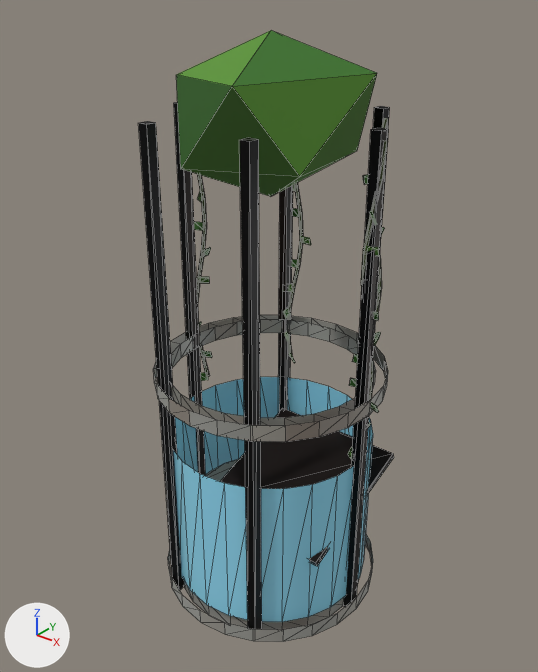
The glTF model game/assets/models/props/decor/elevator_ruin.glb: old version first, new version second.
One viewpoint serves both versions: a 50 mm lens placed at (4.95, -6.22, 7.3), pointed at (-0.03, 0.0, 3.45). The axes (+X, +Y, +Z) are drawn at lower left. The lights are the same throughout. The first picture is the older version. Mesh edges are drawn as thin lines. Vertices at exactly the same position are counted once.

The older version as bpy lines, for what is in view:
```python
me_decor_elevatorruin__glass = bpy.data.meshes.new('Decor_ElevatorRuin__Glass')
me_decor_elevatorruin__glass.from_pydata(...)  # 48 vertices, 48 faces; spans x -1.28..1.28, y -1.28..1.28, z 0.2..2.2
me_decor_elevatorruin__glass.materials.append(mat_m_propglass)
me_decor_elevatorruin__mesh = bpy.data.meshes.new('Decor_ElevatorRuin__Mesh')
me_decor_elevatorruin__mesh.from_pydata(...)  # 816 vertices, 1244 faces; spans x -1.48..1.49, y -1.4..1.4, z 0.0..6.81
# faces by material slot: [284, 84, 876]
me_decor_elevatorruin__mesh.materials.append(mat_m_convpanel)
me_decor_elevatorruin__mesh.materials.append(mat_m_convmetal)
me_decor_elevatorruin__mesh.materials.append(mat_m_convrubber)
ob_glass = bpy.data.objects.new('Glass', me_decor_elevatorruin__glass)
ob_glass.location = (0.0, 0.0, 0.0)
ob_mesh = bpy.data.objects.new('Mesh', me_decor_elevatorruin__mesh)
ob_mesh.location = (0.0, 0.0, 0.0)
```
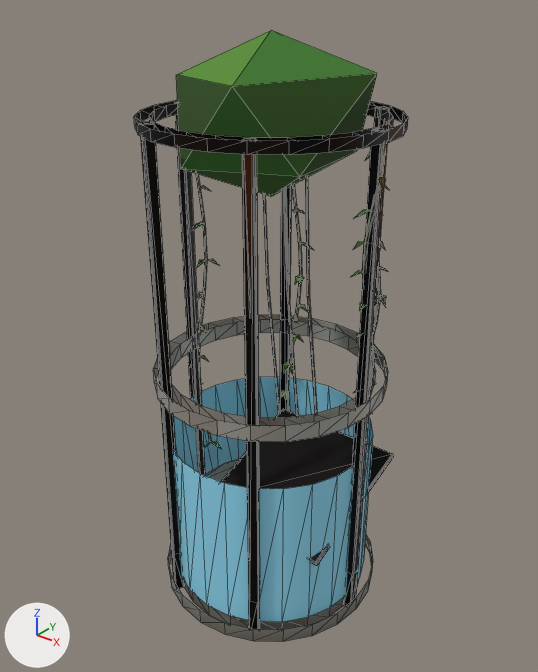
Patch to the scene script:
```diff
--- a/game/assets/models/props/decor/elevator_ruin.glb.py
+++ b/game/assets/models/props/decor/elevator_ruin.glb.py
@@ mat_m_orerock @@
+mat_m_orerock = bpy.data.materials.new('M_OreRock')
+mat_m_orerock.use_nodes = True; mat_m_orerock.node_tree.nodes.clear()
+_N = mat_m_orerock.node_tree.nodes; _L = mat_m_orerock.node_tree.links
+n0 = _N.new('ShaderNodeBsdfPrincipled'); n0.name = 'Principled BSDF'
+n0.inputs[2].default_value = 0.88  # 'Roughness'
+n1 = _N.new('ShaderNodeOutputMaterial'); n1.name = 'Material Output'
+n2 = _N.new('ShaderNodeVertexColor'); n2.name = 'Color Attribute'
+_L.new(n0.outputs[0], n1.inputs[0])  # 'BSDF' to 'Surface'
+_L.new(n2.outputs[0], n0.inputs[0])  # 'Color' to 'Base Color'
@@ me_decor_elevatorruin__mesh @@
-me_decor_elevatorruin__mesh.from_pydata(...)  # 816 vertices, 1244 faces; spans x -1.48..1.49, y -1.4..1.4, z 0.0..6.81
+me_decor_elevatorruin__mesh.from_pydata(...)  # 1056 vertices, 1356 faces; spans x -1.44..1.48, y -1.4..1.4, z 0.0..6.81
+# me_decor_elevatorruin__mesh part 1: the loose piece of 48 vertices spanning x -1.4..1.4, y -1.4..1.4, z 2.9..3.1 is copied, and the copy is scaled about its middle by (1, 1, 0.6), then moved by (0.0, 0.0, 2.95), in mat_m_convmetal; it spans x -1.4..1.4, y -1.4..1.4, z 5.89..6.01
+# me_decor_elevatorruin__mesh part 2: the loose piece of 48 vertices spanning x -1.25..1.25, y -1.25..1.25, z 2.9..3.1 is copied, and the copy is scaled about its middle by (1, 1, 0.6), then moved by (0.0, 0.0, 2.95), in mat_m_convmetal; it spans x -1.25..1.25, y -1.25..1.25, z 5.89..6.01
+# me_decor_elevatorruin__mesh part 3: the loose piece of 8 vertices spanning x -0.71..-0.59, y 1.07..1.19, z 0.0..6.0 is rebuilt with 32 vertices and now spans x -0.73..-0.57, y 1.05..1.2, z 0.0..6.0
+# me_decor_elevatorruin__mesh part 4: the loose piece of 8 vertices spanning x -1.36..-1.24, y -0.06..0.06, z 0.0..6.0 is rebuilt with 32 vertices and now spans x -1.36..-1.24, y -0.06..0.06, z 0.0..6.0
+# me_decor_elevatorruin__mesh part 5: the loose piece of 8 vertices spanning x -0.71..-0.59, y -1.19..-1.07, z 0.0..6.0 is rebuilt with 32 vertices and now spans x -0.73..-0.57, y -1.2..-1.05, z 0.0..6.0
+# me_decor_elevatorruin__mesh part 6: the loose piece of 8 vertices spanning x 0.59..0.71, y -1.19..-1.07, z 0.0..6.0 is rebuilt with 32 vertices and now spans x 0.57..0.73, y -1.2..-1.05, z 0.0..6.0
+# me_decor_elevatorruin__mesh part 7: the loose piece of 8 vertices spanning x -0.6..1.2, y -0.66..1.06, z 1.05..1.75 is rebuilt with 24 vertices and now spans x -0.6..1.2, y -0.66..1.06, z 1.06..1.74
+# me_decor_elevatorruin__mesh part 8: the loose piece of 8 vertices spanning x 1.24..1.36, y -0.06..0.06, z 0.0..6.0 is rebuilt with 32 vertices and now spans x 1.24..1.36, y -0.06..0.06, z 0.0..6.0
+# me_decor_elevatorruin__mesh part 9: the loose piece of 8 vertices spanning x 0.59..0.71, y 1.07..1.19, z 0.0..6.0 is rebuilt with 32 vertices and now spans x 0.57..0.73, y 1.05..1.2, z 0.0..6.0
+# me_decor_elevatorruin__mesh part 10: 31 loose pieces with 248 vertices, spanning x -1.48..1.49, y -0.18..1.31, z 2.24..5.28, are deleted
+# me_decor_elevatorruin__mesh part 11: 6 vertices moved from x -0.61..0.64, y 1.07..1.16, z 2.95..5.9 to x -0.08..0.64, y 0.22..1.07, z 2.2..5.95; 250 vertices removed from x -1.37..1.38, y -0.08..1.27, z 2.28..5.9; 474 vertices added at x -1.44..1.48, y -0.18..1.4, z 1.25..5.95
+# me_decor_elevatorruin__mesh part 12: 4 vertices added at x -0.71..-0.65, y -1.2..-1.17, z 4.3..5.9
+# me_decor_elevatorruin__mesh part 13: 4 vertices added at x 0.65..0.71, y -1.2..-1.17, z 4.3..5.9
+# me_decor_elevatorruin__mesh part 14: 289 kept faces spanning x -1.4..1.4, y -1.4..1.4, z 0.0..6.81 get new vertex colours; the middle colour goes from grey #9e9d95 to grey #98958d
+# me_decor_elevatorruin__mesh part 15: 20 faces spanning x -0.86..1.24, y -1.02..1.12, z 5.14..6.81 switch from mat_m_convrubber to mat_m_orerock
 me_decor_elevatorruin__mesh.materials.append(mat_m_convpanel)
@@ me_decor_elevatorruin__glass @@
-me_decor_elevatorruin__glass.from_pydata(...)  # 48 vertices, 48 faces; spans x -1.28..1.28, y -1.28..1.28, z 0.2..2.2
+me_decor_elevatorruin__glass.from_pydata(...)  # 96 vertices, 120 faces; spans x -1.28..1.28, y -1.28..1.28, z 0.2..2.2
+# me_decor_elevatorruin__glass part 16: 34 kept faces spanning x -1.28..1.28, y -1.28..1.28, z 0.2..2.2 get new vertex colours; the middle colour goes from cyan #90d8f0 to cyan #92dbf3
+# edits to the shape of me_decor_elevatorruin__glass do not show in these pictures
 me_decor_elevatorruin__glass.materials.append(mat_m_propglass)
```

Location of each change, [x1, y1, x2, y2] in pixels of the pictures (538 x 672 px; the box of a moved part takes in the faces that stretch with it):
'Mesh', reshaped (7% wider)
    before: [138, 30, 394, 642]
    after: [134, 30, 408, 642]
part 1 of me_decor_elevatorruin__mesh, added
    after: [134, 100, 408, 154]
part 2 of me_decor_elevatorruin__mesh, added
    after: [149, 103, 393, 140]
part 3 of me_decor_elevatorruin__mesh, rebuilt (12% narrower)
    before: [278, 185, 293, 412]
    after: [279, 186, 292, 411]
part 4 of me_decor_elevatorruin__mesh, rebuilt
    before: [174, 102, 206, 476]
    after: [174, 102, 205, 476]
part 5 of me_decor_elevatorruin__mesh, rebuilt
    before: [138, 121, 184, 591]
    after: [140, 122, 184, 589]
part 6 of me_decor_elevatorruin__mesh, rebuilt (21% narrower)
    before: [239, 137, 262, 629]
    after: [242, 138, 260, 629]
part 7 of me_decor_elevatorruin__mesh, rebuilt
    before: [220, 408, 394, 566]
    after: [221, 409, 393, 565]
part 8 of me_decor_elevatorruin__mesh, rebuilt (6% narrower)
    before: [343, 127, 389, 607]
    after: [344, 128, 387, 607]
part 9 of me_decor_elevatorruin__mesh, rebuilt
    before: [373, 106, 390, 129]
    after: [374, 106, 389, 128]
part 10 of me_decor_elevatorruin__mesh, deleted
    before: [197, 185, 384, 460]
part 11 of me_decor_elevatorruin__mesh, moved or reshaped
    before: [194, 118, 388, 400]
    after: [194, 121, 388, 449]
part 12 of me_decor_elevatorruin__mesh, added
    after: [140, 136, 152, 280]
part 13 of me_decor_elevatorruin__mesh, added
    after: [244, 154, 252, 319]
part 14 of me_decor_elevatorruin__mesh, recoloured
    both: [154, 71, 380, 642]
part 15 of me_decor_elevatorruin__mesh, recoloured
    both: [176, 71, 377, 195]
part 16 of me_decor_elevatorruin__glass, recoloured
    both: [173, 377, 371, 622]
